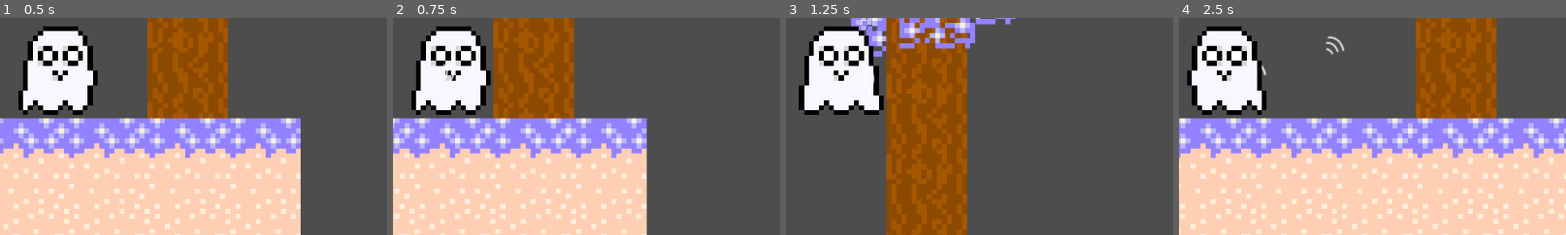
Above: before the commit, frames 1-4 (left to right).
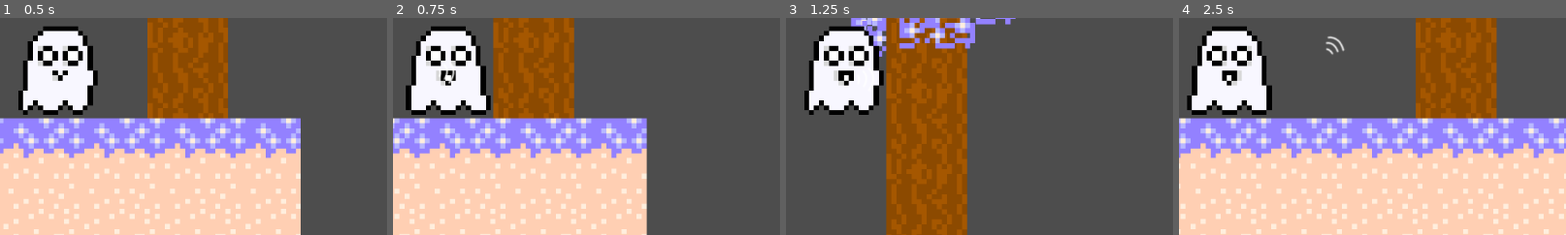
Above: after the commit, the same moments.

Repository: IonelPopJara/Game
Game: Godot game, scene res://Scenes/Level1.tscn
The game is run twice, just before and just after one commit, with the same random seed, the same clock (stepped at 60 frames per second) and the same inputs.
Inputs (mouse positions are % of the whole screen's width and height, from its top left):
- Up to frame 1 (0.5 s): no input
- Up to frame 2 (0.75 s): move the mouse to (72, 45) at 0.52 s; press the mouse at (72, 45) at 0.53 s; hold D (move_right) from 0.53 s (still down)
- Up to frame 3 (1.25 s): keep holding D (move_right); tap Space (jump) at 0.77 s
- Up to frame 4 (2.5 s): move the mouse to (30, 55) at 1.27 s; release the mouse at (30, 55) at 1.28 s; click (30, 55) at 1.35 s; tap Space (jump) at 1.52 s; move the mouse to (60, 28) at 2.02 s; release D (move_right) at 2.03 s; press the mouse at (60, 28) at 2.03 s; hold A (move_left) from 2.03 s (still down)
The pictures show only the part of the screen within x 43-93%, y 37-87%; the shares and areas given below are measured in that part.

Frame 1 is identical in both runs. In frame 2, 3.6% of the frame differs, in the area x 3-26%, y 3-45%; in frame 3, 3.6%; in frame 4, 3.7%, in the area x 2-25%, y 3-45%.

Commit message:
Add whispering animation

Diff:
--- a/Scenes/CharacterBody2D.gd
+++ b/Scenes/CharacterBody2D.gd
@@ -7,7 +7,10 @@
 var gravity = ProjectSettings.get_setting("physics/2d/default_gravity")*2
 
 func _process(delta):
-	$AnimationPlayer.play("idle")
+	if Input.is_action_pressed("fire"):
+		$AnimationPlayer.play("whisper")
+	else:
+		$AnimationPlayer.play("idle")
 
 func _physics_process(delta):
 	# Add the gravity.
